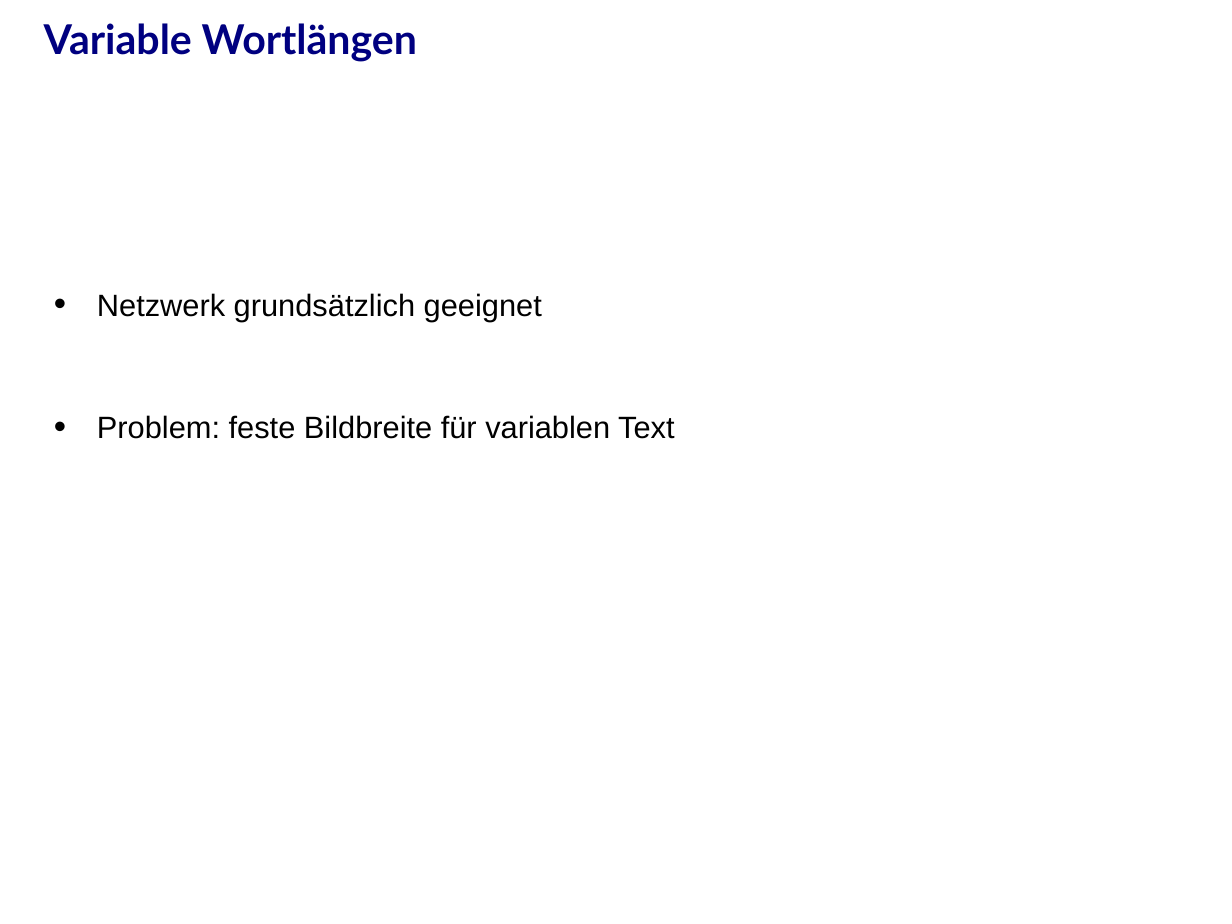
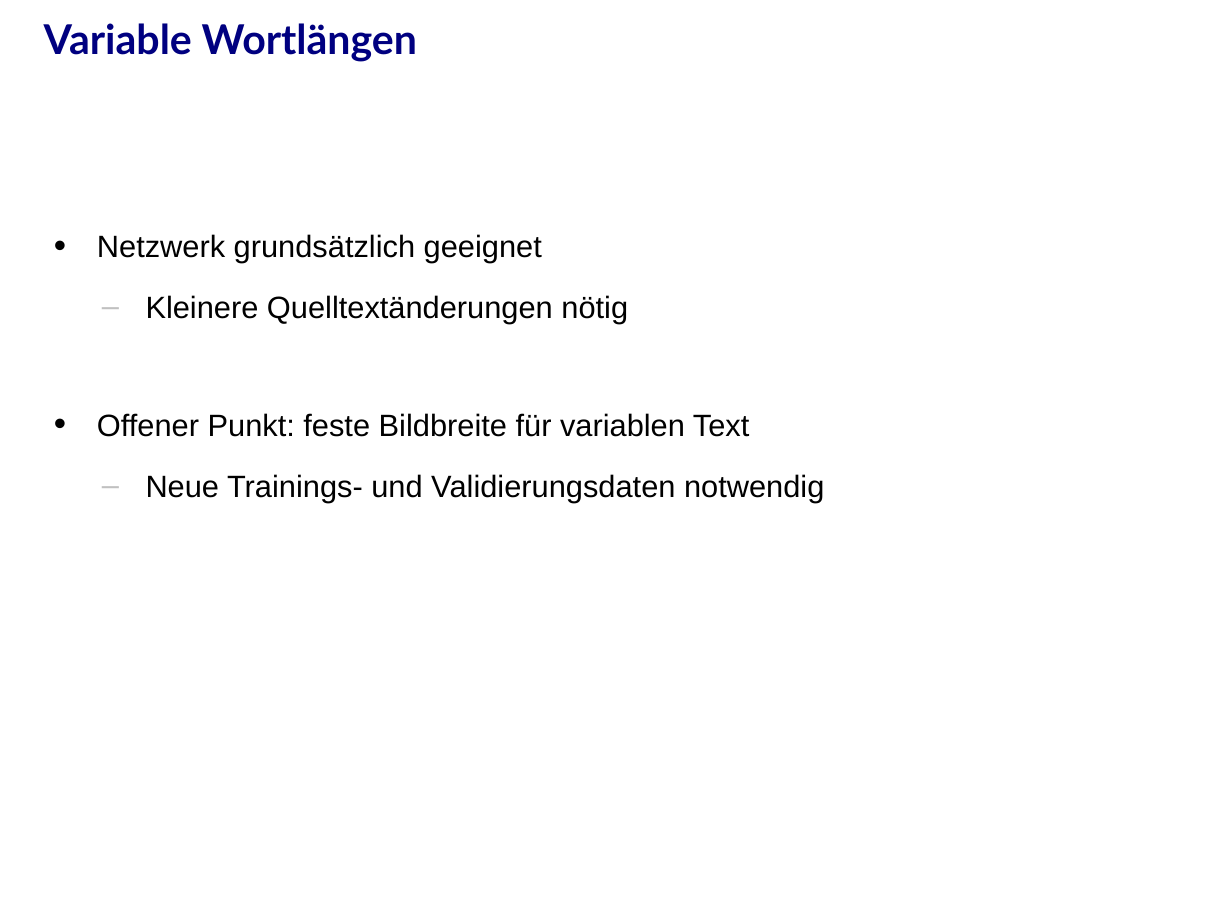
Before and after one commit to j-stephan/d960, a slide deck: slide 33 of presentation/presentation.odp (slide 30 before the commit). Drawn at 1232x924 pixels with LibreOffice and Linux fonts; fonts in the diff are those of the drawing; background and template pictures are left out. Boxes give left, top, right and bottom in pixels: in the first picture for what was removed or moved away, otherwise in the second. Text is boxed around its words. In the diff, an @@ line names an element or a change of style, - is before the commit and + after.

```diff
--- a/presentation/presentation.odp
+++ b/presentation/presentation.odp
@@ text at (x1=97, y1=295, x2=824, y2=502): text changed @@
-• Problem: feste Bildbreite für variablen Text
+  – Kleinere Quelltextänderungen nötig
+• Offener Punkt: feste Bildbreite für variablen Text
+  – Neue Trainings- und Validierungsdaten notwendig
```
Also in this commit, not shown: 14 other slides changed, 7 slides added, 4 slides removed, 1 other file.
